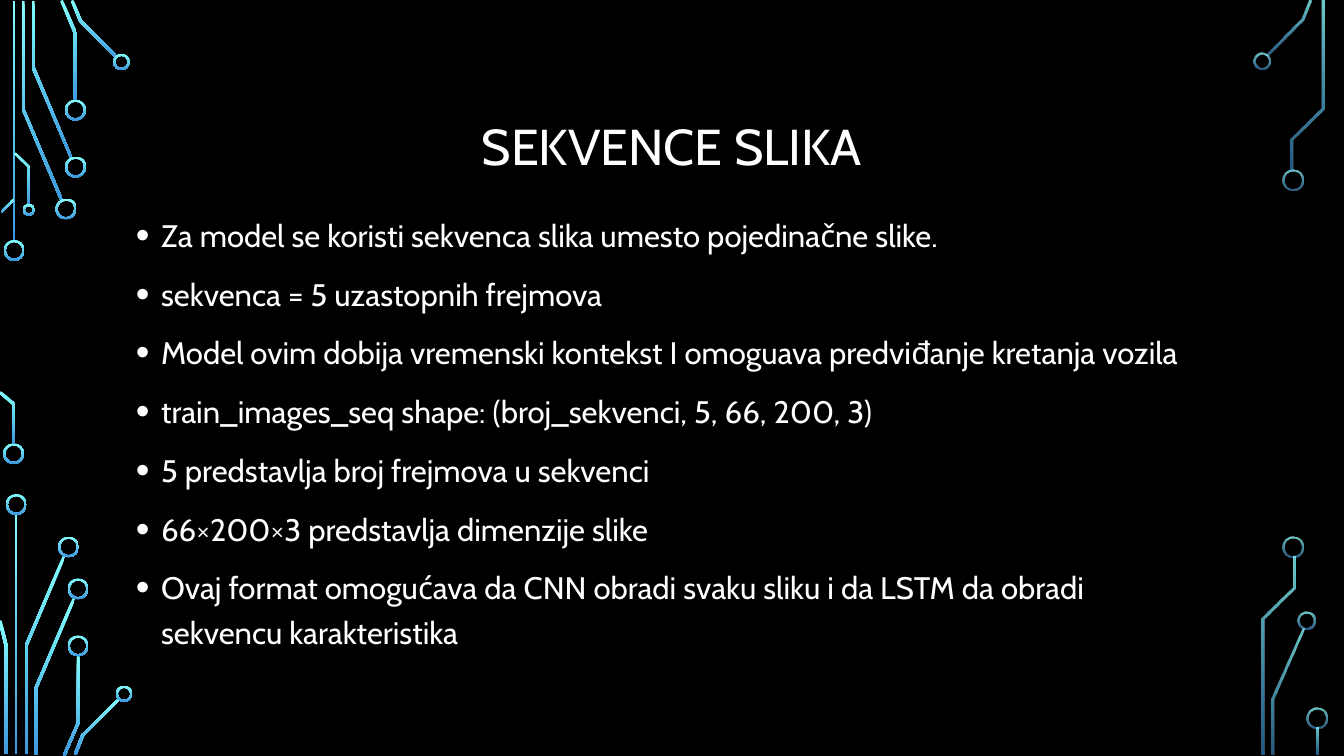
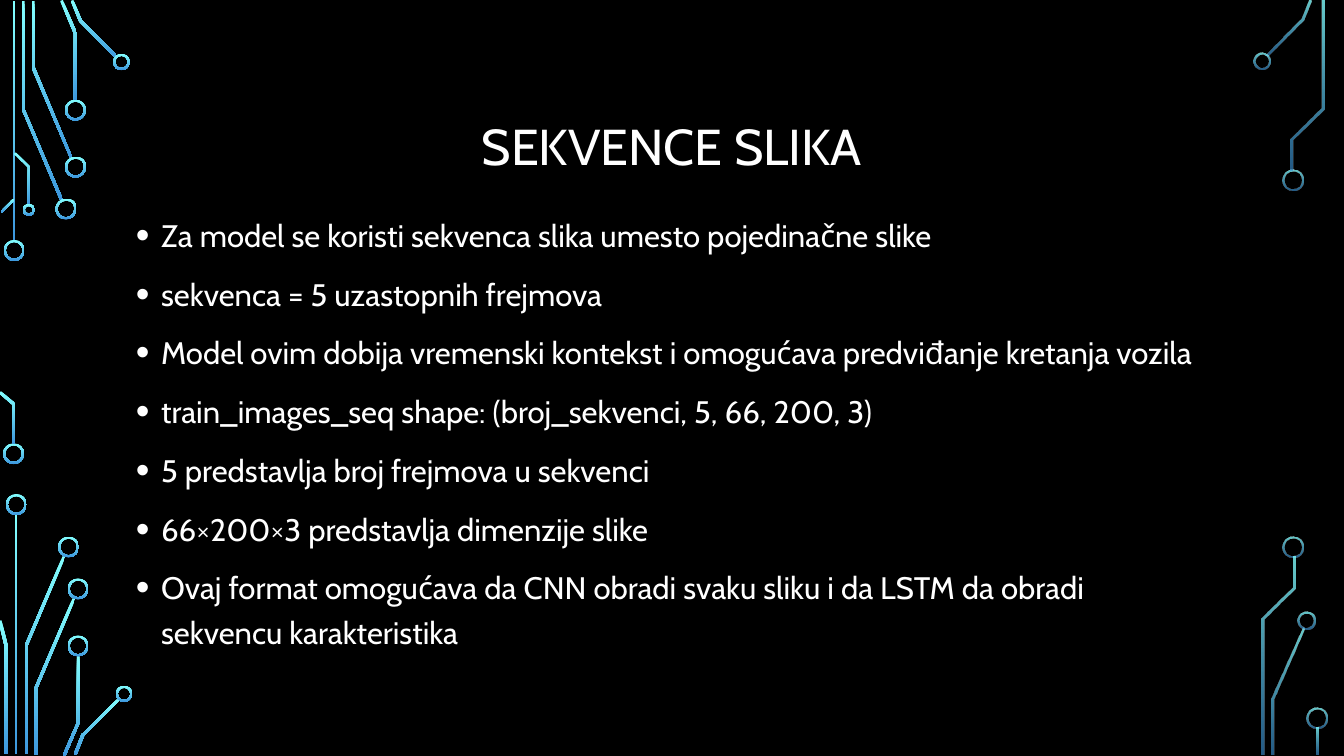
Before and after one commit to jglintic/duboko_ucenje, a slide deck: slide 6 of dubuko_ucenje_projekat_ppt.pptx. Drawn at 1344x756 pixels with LibreOffice and Linux fonts; fonts in the diff are those of the drawing; background and template pictures are left out. Boxes give left, top, right and bottom in pixels: in the first picture for what was removed or moved away, otherwise in the second. Text is boxed around its words. In the diff, an @@ line names an element or a change of style, - is before the commit and + after.

```diff
--- a/dubuko_ucenje_projekat_ppt.pptx
+++ b/dubuko_ucenje_projekat_ppt.pptx
@@ text at box(161, 223, 931, 248): text changed @@
-• Za model se koristi sekvenca slika umesto pojedinačne slike.
+• Za model se koristi sekvenca slika umesto pojedinačne slike
@@ text at box(161, 340, 1191, 372): text changed @@
-• Model ovim dobija vremenski kontekst I omoguava predviđanje kretanja vozila
+• Model ovim dobija vremenski kontekst i omogućava predviđanje kretanja vozila
```
Also in this commit, not shown: 13 other slides changed, 1 slide added, 1 slide removed.
